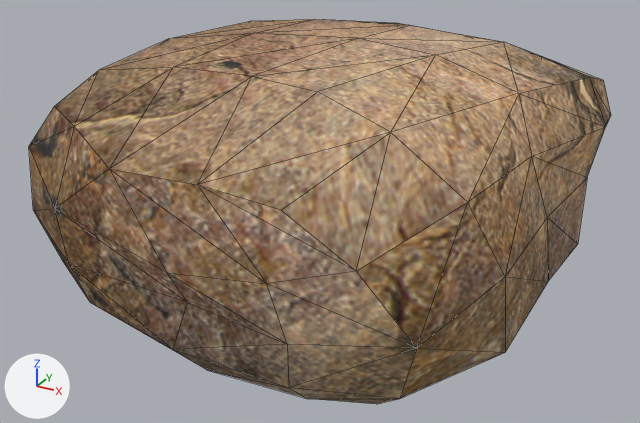
The OBJ model assets/rock2/rock.obj: old version first, new version second.
Rendered twice from a 50 mm camera at (2.21, -4.16, 1.93) aimed at (-0.07, -0.01, -0.15). The axes (+X, +Y, +Z) are drawn at lower left. The lights are the same throughout. Mesh edges are drawn as thin lines. Where no turn or scale is listed for an object, it has been applied to the vertices.

Before the edit, the objects in view are built like this:
```python
me_cube = bpy.data.meshes.new('Cube')
me_cube.from_pydata(...)  # 98 vertices, 192 faces; spans x -1.55..1.35, y -1.54..1.67, z -0.78..0.85
me_cube.materials.append(mat_material_001)
ob_cube = bpy.data.objects.new('Cube', me_cube)
ob_cube.location = (0.0, 0.0, 0.0)
```
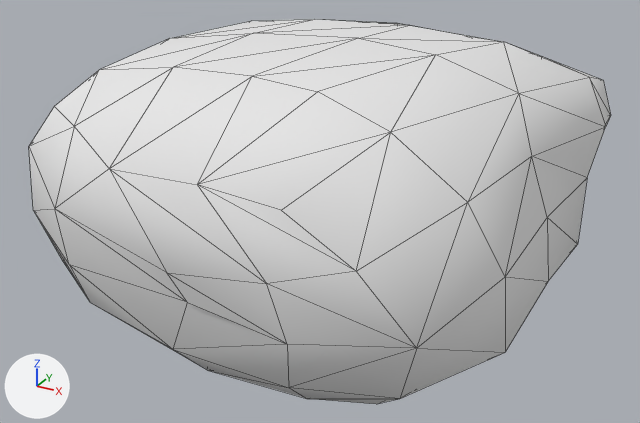
The edits, one by one:
Material 'rock' (mat_rock) is new.
Its base color is (0.8, 0.8, 0.8) (white #e7e7e7).
Its roughness is 1.0.
me_cube has 98 vertices, 192 faces and spans x -1.55..1.35, y -1.54..1.67, z -0.78..0.85.
me_cube no longer uses material mat_material_001.
me_cube now uses material mat_rock (white #e7e7e7).

What differs and where, as boxes [x1, y1, x2, y2] in the pictures (640 x 423 px):
'Cube', recoloured: [29, 19, 611, 404] in both
